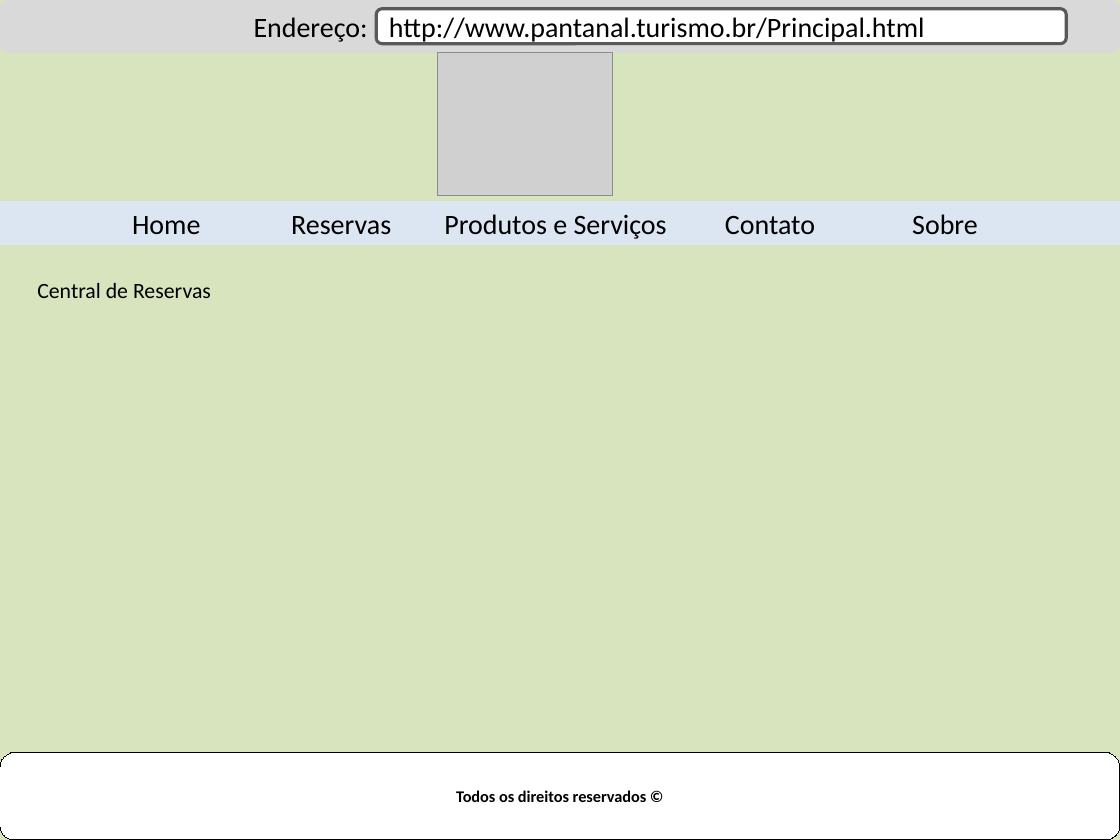
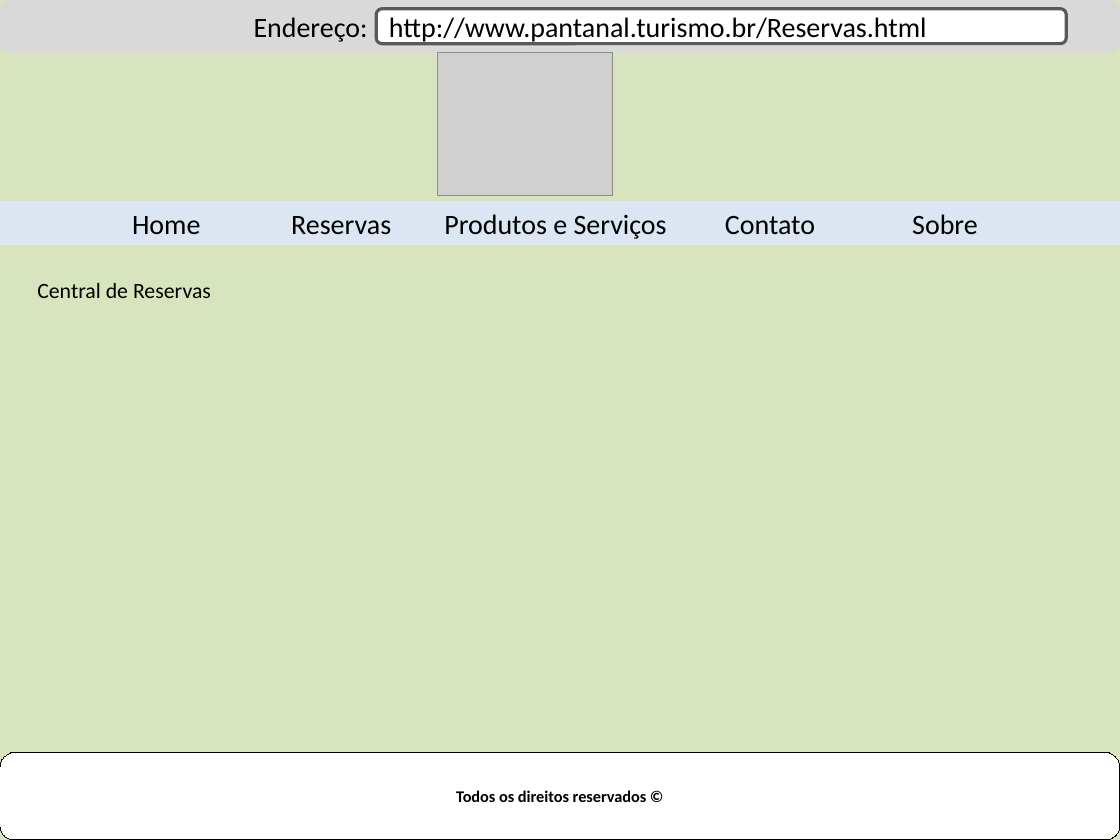
Before and after one commit to jomoura/FCW-AtividadeFinal, a slide deck: slide 2 of Layout.pptx. Drawn at 1120x840 pixels with LibreOffice and Linux fonts; fonts in the diff are those of the drawing; grey boxes stand for pictures. Boxes give left, top, right and bottom in pixels: in the first picture for what was removed or moved away, otherwise in the second. Text is boxed around its words. In the diff, an @@ line names an element or a change of style, - is before the commit and + after.

```diff
--- a/Layout.pptx
+++ b/Layout.pptx
@@ text in rounded rectangle at bbox=[389, 17, 927, 44]: text changed @@
-http://www.pantanal.turismo.br/Principal.html
+http://www.pantanal.turismo.br/Reservas.html
```
Also in this commit, not shown: 4 other slides changed, 2 other files.
